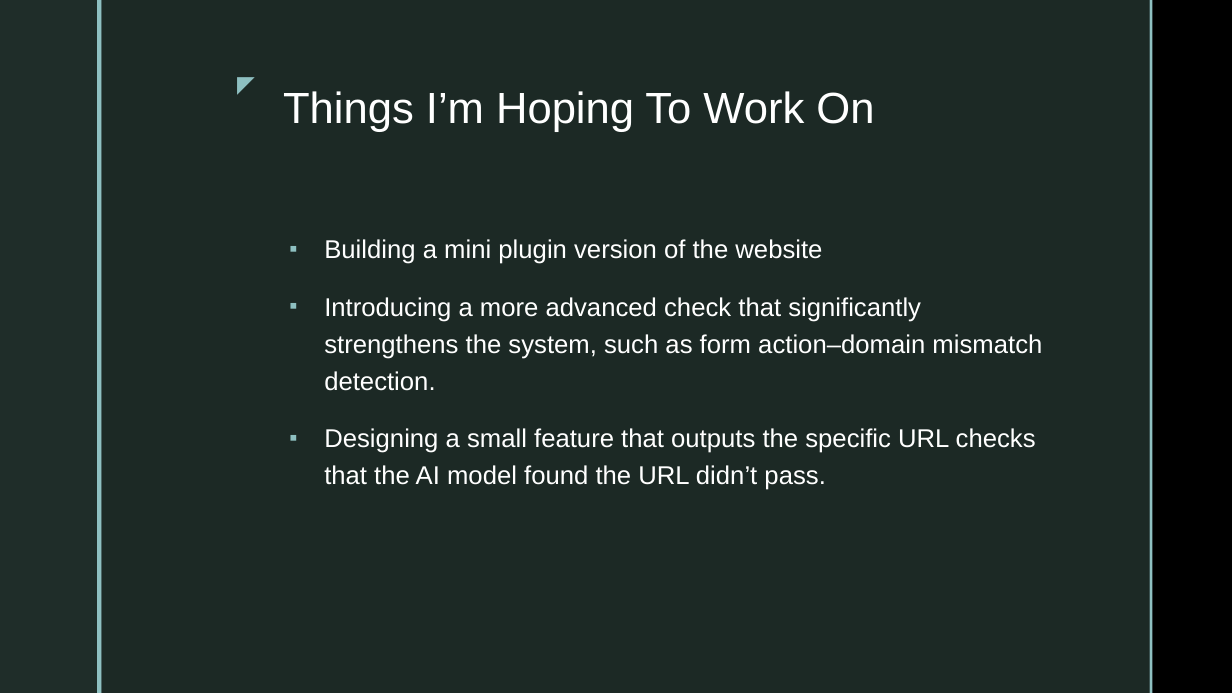
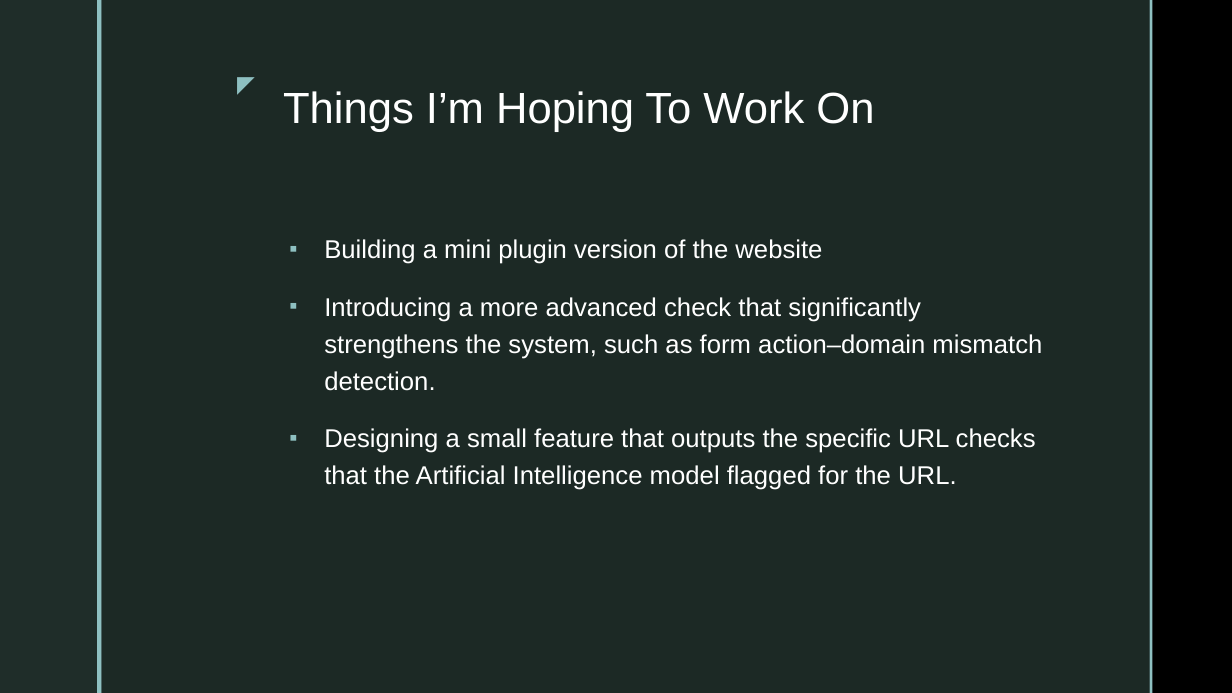
Before and after one commit to 0Meraj/My-Projects, a slide deck: slide 15 of Documents for the project/Presentation.pptx (slide 14 before the commit). Drawn at 1232x693 pixels with LibreOffice and Linux fonts; fonts in the diff are those of the drawing; background and template pictures are left out. Boxes give left, top, right and bottom in pixels: in the first picture for what was removed or moved away, otherwise in the second. Text is boxed around its words. In the diff, an @@ line names an element or a change of style, - is before the commit and + after.

```diff
--- a/Documents for the project/Presentation.pptx
+++ b/Documents for the project/Presentation.pptx
@@ text at <box>324,428,1036,490</box>: text changed @@
-▪ Designing a small feature that outputs the specific URL checks that the AI model found the URL didn’t pass.
+▪ Designing a small feature that outputs the specific URL checks that the Artificial Intelligence model flagged for the URL.
```
Also in this commit, not shown: 12 other slides changed, 1 slide added, 14 other files.
